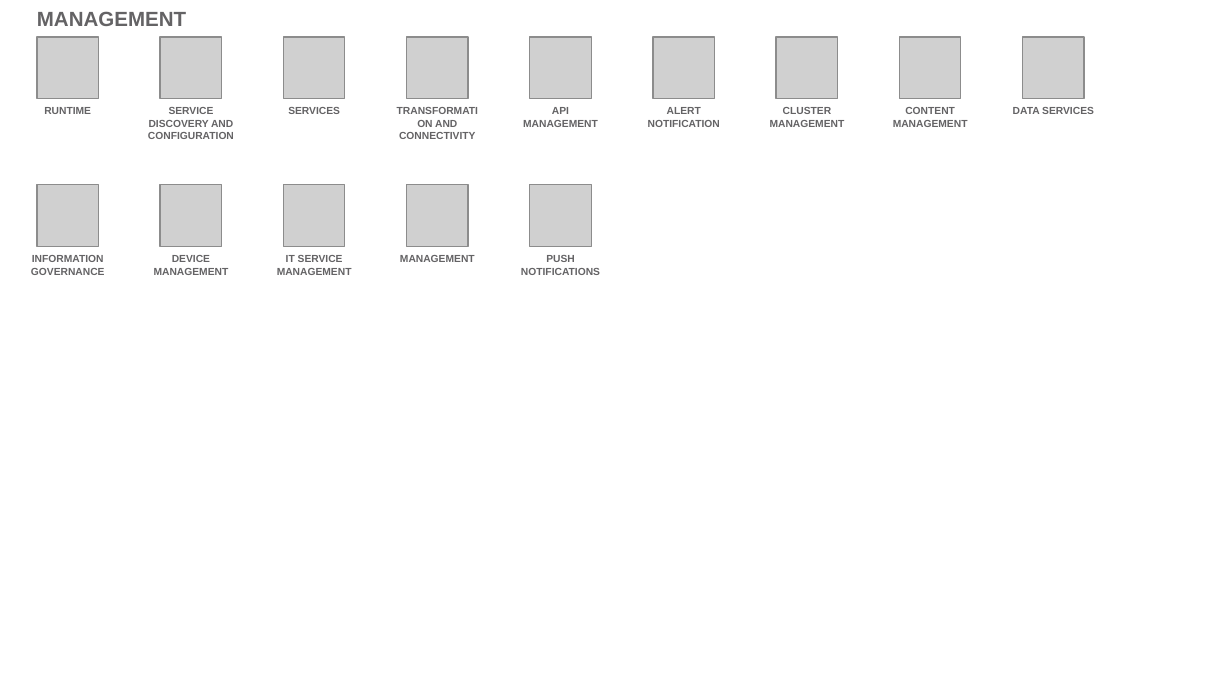
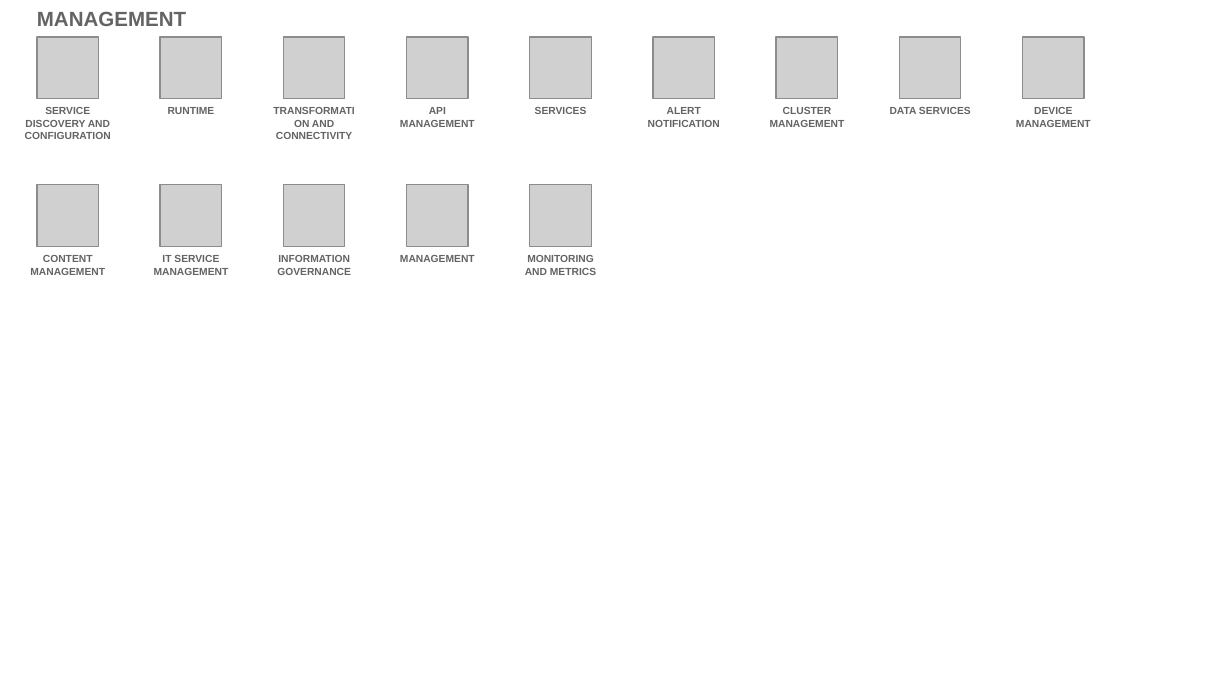
Before and after one commit to l2fprod/myarchitecture, a slide deck: slide 19 of mycatalog-architecture-diagram-template.pptx. Drawn at 1232x693 pixels with LibreOffice and Linux fonts; fonts in the diff are those of the drawing; grey boxes stand for pictures. Boxes give left, top, right and bottom in pixels: in the first picture for what was removed or moved away, otherwise in the second. Text is boxed around its words. In the diff, an @@ line names an element or a change of style, - is before the commit and + after.

```diff
--- a/mycatalog-architecture-diagram-template.pptx
+++ b/mycatalog-architecture-diagram-template.pptx
@@ text "RUNTIME": place and size @@
-text "RUNTIME" at <box>44,107,91,114</box>
+text "RUNTIME" at <box>168,107,215,114</box>
@@ text "SERVICES": place and size @@
-text "SERVICES" at <box>288,107,340,114</box>
+text "SERVICES" at <box>535,107,587,114</box>
@@ 4 texts: place and size @@
-4 texts at <box>148,107,1094,139</box>
+4 texts at <box>25,107,971,139</box>
@@ text at <box>1016,107,1091,127</box>: text changed @@
-CONTENT MANAGEMENT
+DEVICE MANAGEMENT
@@ text at <box>30,255,105,275</box>: text changed @@
-INFORMATION GOVERNANCE
+CONTENT MANAGEMENT
@@ text at <box>154,255,229,275</box>: text changed @@
-DEVICE MANAGEMENT
+IT SERVICE MANAGEMENT
@@ text at <box>277,255,351,275</box>: text changed @@
-IT SERVICE MANAGEMENT
+INFORMATION GOVERNANCE
@@ text at <box>525,255,596,275</box>: text changed @@
-PUSH NOTIFICATIONS
+MONITORING AND METRICS
```
Also in this commit, not shown: 17 other slides changed, 1 slide added, 1 slide removed.
